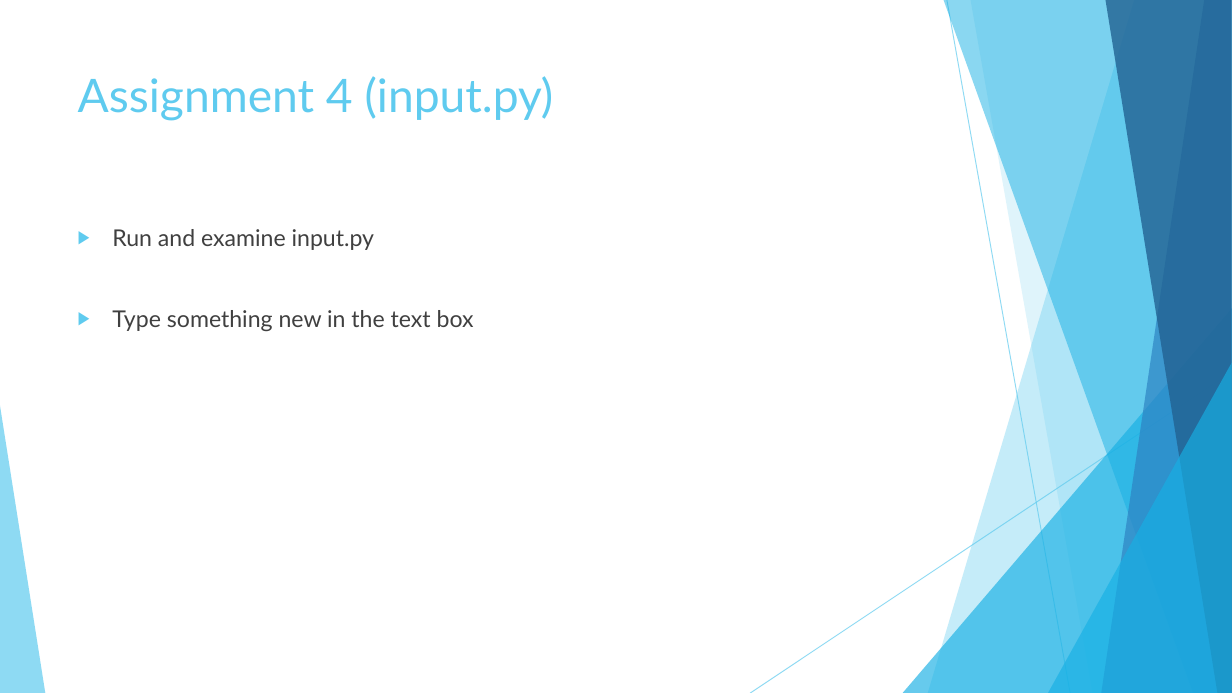
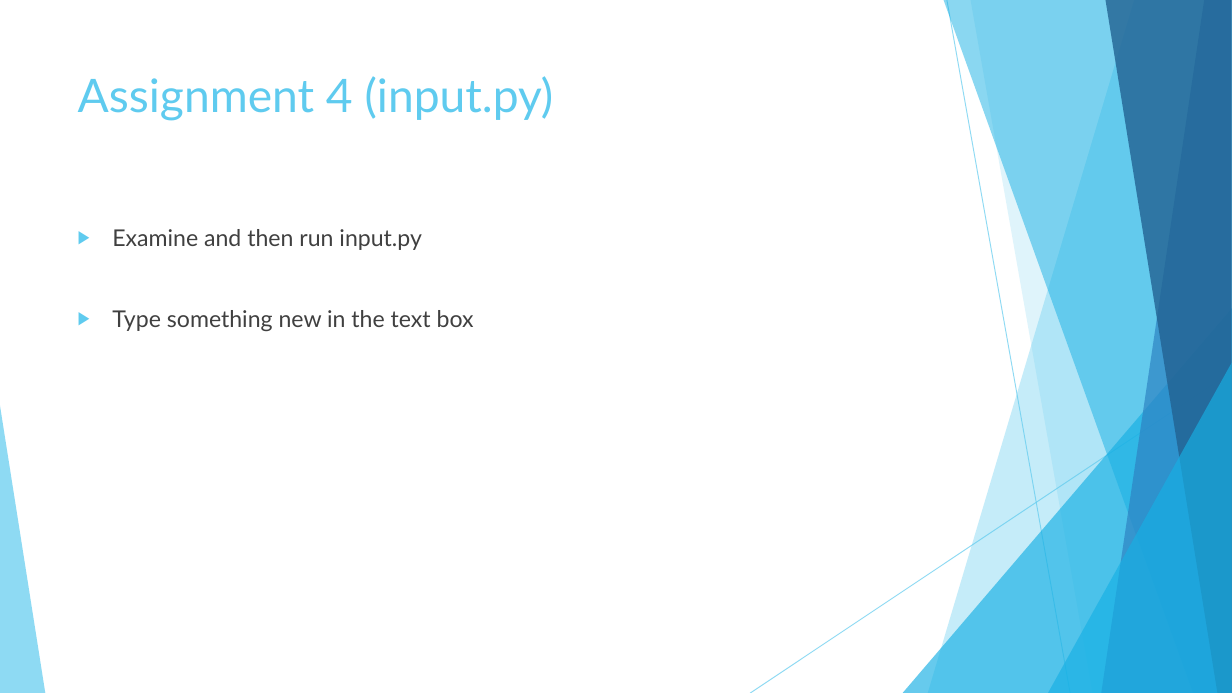
Before and after one commit to BradburyThompson/dash, a slide deck: slide 20 of Amgen_Dash_Slides.pptx. Drawn at 1232x693 pixels with LibreOffice and Linux fonts; fonts in the diff are those of the drawing. Boxes give left, top, right and bottom in pixels: in the first picture for what was removed or moved away, otherwise in the second. Text is boxed around its words. In the diff, an @@ line names an element or a change of style, - is before the commit and + after.

```diff
--- a/Amgen_Dash_Slides.pptx
+++ b/Amgen_Dash_Slides.pptx
@@ text at (x1=112, y1=229, x2=421, y2=250): text changed @@
-▶ Run and examine input.py
+▶ Examine and then run input.py
```
Also in this commit, not shown: 9 other slides changed, 4 slides added.
